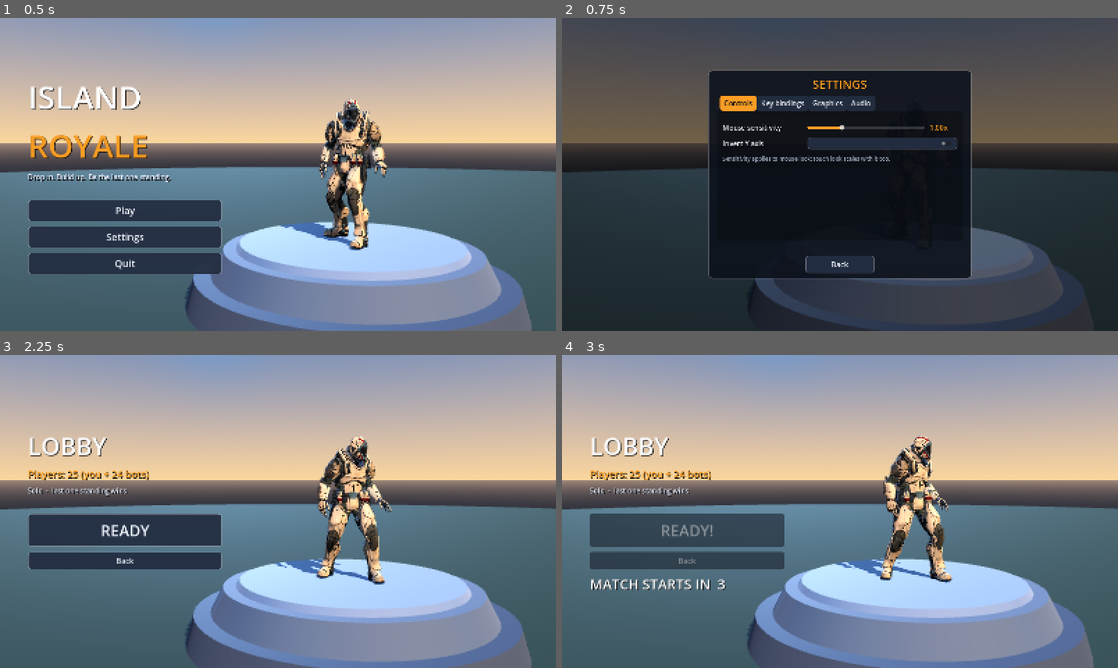
Above: before the commit, frames 1-4 (two rows, left to right).
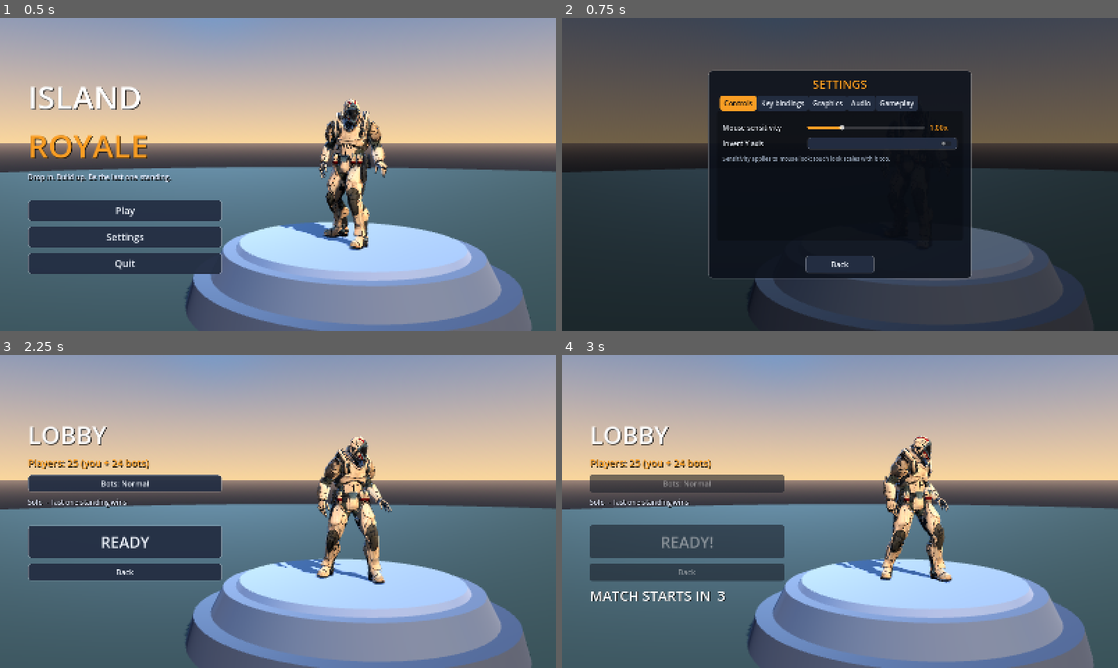
Above: after the commit, the same moments.

Repository: CoderVLSI/fortnite-clone
Game: Godot game, scene res://scenes/menu.tscn
Two runs of this game, one before a commit and one after it. Both use one fixed random seed, a clock stepped at 60 frames per second and the inputs below.
Inputs:
- Up to frame 1 (0.5 s): no input
- Up to frame 2 (0.75 s): click "Settings" at 0.5 s
- Up to frame 3 (2.25 s): click "Back" at 1.25 s; click "Play" at 2 s
- Up to frame 4 (3 s): click "READY" at 2.75 s

Frame 1 is identical in both runs. In frame 2, 0.4% of the frame differs, in the area x 56-64%, y 24-30%; in frame 3, 7.8%; in frame 4, 8.4%, in the area x 5-40%, y 22-79%.

Commit message:
Add bot difficulty setting (Easy/Normal/Sweaty) with settings tab and lobby button
Settings.bot_difficulty persists in [gameplay]; --difficulty=<v> overrides it for a run without saving.
Lobby gets a Bots: <level> cycle button; flowtest and menutest check it.

Co-Authored-By: Claude Sonnet 5.5 <noreply@anthropic.com>
Claude-Session: https://claude.ai/code/session_0133zWQwvTPSkkXzjH6sFxTm

Diff:
--- a/runs/claude/test3/game/scripts/flowtest.gd
+++ b/runs/claude/test3/game/scripts/flowtest.gd
@@ -40,7 +40,21 @@
 	menu._show_lobby()
 	await wait(3)
 	check("Play shows the lobby", menu.lobby_box.visible)
+	var st: Node = root.get_node("Settings")                      # (autoloads are not compile-time names in a SceneTree script)
+	check("bot difficulty is a valid value", st.bot_difficulty in st.DIFFICULTIES, st.bot_difficulty)
+	check("difficulty labels", st.difficulty_label("easy") == "Easy" and st.difficulty_label("sweaty") == "Sweaty")
+	var d0: String = st.bot_difficulty                       # (the saved file may hold any value, so test relative to it)
+	var want_label: String = "Bots: " + st.difficulty_label(d0)
+	check("lobby Bots button shows the current difficulty", menu.bots_btn.text == want_label, menu.bots_btn.text)
+	var seen: Array = []
+	for i in 3:
+		menu.bots_btn.pressed.emit()
+		seen.append(st.bot_difficulty)
+		check("Bots button label follows the setting", menu.bots_btn.text == "Bots: " + st.difficulty_label(st.bot_difficulty))
+	var i0: int = st.DIFFICULTIES.find(d0)
+	check("Bots button cycles Easy > Normal > Sweaty", seen == [st.DIFFICULTIES[(i0 + 1) % 3], st.DIFFICULTIES[(i0 + 2) % 3], d0], str(seen))
 	menu._on_ready()
+	check("Bots button is disabled after READY", menu.bots_btn.disabled and menu.back_btn.disabled)
 	await wait(30)
 	check("READY starts a countdown", menu.countdown > 0.0, "%.1f s left" % menu.countdown)
 	await until(func(): return scene_name() == "game.tscn", 8.0)
--- a/runs/claude/test3/game/scripts/menu.gd
+++ b/runs/claude/test3/game/scripts/menu.gd
@@ -14,6 +14,7 @@
 var settings: Control
 var ready_btn: Button
 var back_btn: Button
+var bots_btn: Button
 var countdown_label: Label
 var countdown := -1.0
 var shot_dir := ""
@@ -153,6 +154,10 @@
 	lobby_box.visible = false
 	lobby_box.add_child(MenuUI.label("LOBBY", 70, Color.WHITE))
 	lobby_box.add_child(MenuUI.label("Players: 25 (you + 24 bots)", 28, MenuUI.ACCENT))
+	bots_btn = MenuUI.button("", 22, Vector2(200, 46))
+	bots_btn.pressed.connect(_cycle_difficulty)
+	lobby_box.add_child(bots_btn)
+	_refresh_bots_btn()
 	lobby_box.add_child(MenuUI.label("Solo  -  last one standing wins", 20, Color(0.9, 0.93, 1.0)))
 	lobby_box.add_child(MenuUI.spacer(24))
 	ready_btn = MenuUI.button("READY", 44, Vector2(420, 96))
@@ -190,12 +195,25 @@
 	main_box.visible = true
 
 
+func _refresh_bots_btn() -> void:
+	bots_btn.text = "Bots: " + Settings.difficulty_label(Settings.bot_difficulty)
+
+
+func _cycle_difficulty() -> void:
+	var i: int = Settings.DIFFICULTIES.find(Settings.bot_difficulty)
+	Settings.bot_difficulty = Settings.DIFFICULTIES[(i + 1) % Settings.DIFFICULTIES.size()]
+	Settings.save_file()
+	_refresh_bots_btn()
+
+
 func _show_lobby() -> void:
 	main_box.visible = false
 	lobby_box.visible = true
 	countdown_label.text = ""
 	ready_btn.disabled = false
 	back_btn.disabled = false
+	bots_btn.disabled = false
+	_refresh_bots_btn()
 
 
 func _show_settings() -> void:
@@ -206,6 +224,7 @@
 func _on_ready() -> void:
 	ready_btn.disabled = true
 	back_btn.disabled = true
+	bots_btn.disabled = true
 	ready_btn.text = "READY!"
 	countdown = 3.0
 	countdown_label.text = "MATCH STARTS IN  3"
@@ -224,6 +243,9 @@
 	settings.show_tab(2)
 	await get_tree().create_timer(0.3).timeout
 	_save("menu_settings_graphics")
+	settings.show_tab(4)
+	await get_tree().create_timer(0.3).timeout
+	_save("menu_settings_gameplay")
 	settings.close()
 	_show_lobby()
 	await get_tree().create_timer(0.3).timeout
--- a/runs/claude/test3/game/scripts/menutest.gd
+++ b/runs/claude/test3/game/scripts/menutest.gd
@@ -32,6 +32,7 @@
 	_save("menu_pause")
 	game.pause_menu.resume()
 	await _wait(0.3)
+	print("SUMMARYTEST bot_difficulty=%s valid=%s" % [Settings.bot_difficulty, Settings.bot_difficulty in Settings.DIFFICULTIES])
 	print("SUMMARYTEST pause: paused_and_frozen=%s resumed=%s" % [paused_ok, not get_tree().paused])
 	# the player lands some hits, then every bot is eliminated
 	var n := 0
--- a/runs/claude/test3/game/scripts/settings.gd
+++ b/runs/claude/test3/game/scripts/settings.gd
@@ -1,5 +1,5 @@
 ## Autoload "Settings": player options saved to user://settings.cfg and applied on start.
-## Mouse sensitivity, invert Y, key bindings, graphics (fullscreen, shadows, MSAA, render scale, FPS cap), master volume.
+## Mouse sensitivity, invert Y, key bindings, graphics (fullscreen, shadows, MSAA, render scale, FPS cap), master volume, bot difficulty.
 extends Node
 
 const PATH := "user://settings.cfg"
@@ -14,6 +14,7 @@
 ]
 const MSAA_VALUES := [0, 2, 4]
 const FPS_VALUES := [30, 60, 120, 0]
+const DIFFICULTIES := ["easy", "normal", "sweaty"]
 
 var sensitivity := 1.0                   # multiplier on BASE_SENS
 var invert_y := false
@@ -23,9 +24,12 @@
 var render_scale := 100
 var fps_limit := 0
 var volume := 1.0
+var bot_difficulty := "normal"           # one of DIFFICULTIES; --difficulty=<value> overrides it for a run without saving
 var bindings := {}                       # action -> {"k": physical keycode} or {"m": mouse button}
 var defaults := {}                       # action -> Array[InputEvent], captured from project.godot
 var _sun: DirectionalLight3D
+var _saved_difficulty := "normal"        # what the file holds while a --difficulty= override is active
+var _cli_difficulty := ""
 
 
 func _ready() -> void:
@@ -33,8 +37,16 @@
 	for a in ACTIONS:
 		defaults[a[0]] = InputMap.action_get_events(a[0]).duplicate()
 	load_file()
+	for a in OS.get_cmdline_user_args():
+		if a.begins_with("--difficulty=") and a.get_slice("=", 1) in DIFFICULTIES:
+			_cli_difficulty = a.get_slice("=", 1)
+			bot_difficulty = _cli_difficulty
 	apply_all()
 	get_tree().node_added.connect(_on_node_added)
+
+
+static func difficulty_label(d: String) -> String:
+	return d.capitalize() if d in DIFFICULTIES else "Normal"
 
 
 func sens() -> float:
@@ -53,6 +65,9 @@
 	var cf := ConfigFile.new()
 	if cf.load(PATH) != OK:
 		return
+	var d := str(cf.get_value("gameplay", "bot_difficulty", "normal"))
+	bot_difficulty = d if d in DIFFICULTIES else "normal"
+	_saved_difficulty = bot_difficulty
 	sensitivity = clampf(float(cf.get_value("controls", "sensitivity", 1.0)), 0.1, 4.0)
 	invert_y = bool(cf.get_value("controls", "invert_y", false))
 	fullscreen = bool(cf.get_value("graphics", "fullscreen", false))
@@ -82,6 +97,12 @@
 	cf.set_value("graphics", "render_scale", render_scale)
 	cf.set_value("graphics", "fps_limit", fps_limit)
 	cf.set_value("audio", "volume", volume)
+	if _cli_difficulty != "" and bot_difficulty == _cli_difficulty:
+		cf.set_value("gameplay", "bot_difficulty", _saved_difficulty)
+	else:
+		_saved_difficulty = bot_difficulty
+		_cli_difficulty = ""
+		cf.set_value("gameplay", "bot_difficulty", bot_difficulty)
 	cf.save(PATH)
 
 
--- a/runs/claude/test3/game/scripts/settings_panel.gd
+++ b/runs/claude/test3/game/scripts/settings_panel.gd
@@ -34,6 +34,7 @@
 	_build_keys()
 	_build_graphics()
 	_build_audio()
+	_build_gameplay()
 	hint = MenuUI.label("", 16, MenuUI.DIM, HORIZONTAL_ALIGNMENT_CENTER)
 	col.add_child(hint)
 	var back := MenuUI.button("Back", 22, Vector2(200, 48))
@@ -206,3 +207,15 @@
 		Settings.volume = x / 100.0
 		Settings.apply_volume())
 	_row(p, "Master volume", v[0], v[1])
+
+
+func _build_gameplay() -> void:
+	var p := _page("Gameplay")
+	p.add_child(MenuUI.spacer(10))
+	var names: Array = []
+	for d in Settings.DIFFICULTIES:
+		names.append(Settings.difficulty_label(d))
+	_row(p, "Bot difficulty", _options(names, Settings.DIFFICULTIES.find(Settings.bot_difficulty), func(i: int) -> void:
+		Settings.bot_difficulty = Settings.DIFFICULTIES[i]
+		Settings.save_file()))
+	p.add_child(MenuUI.label("Applies to the next match.", 16, MenuUI.DIM))
